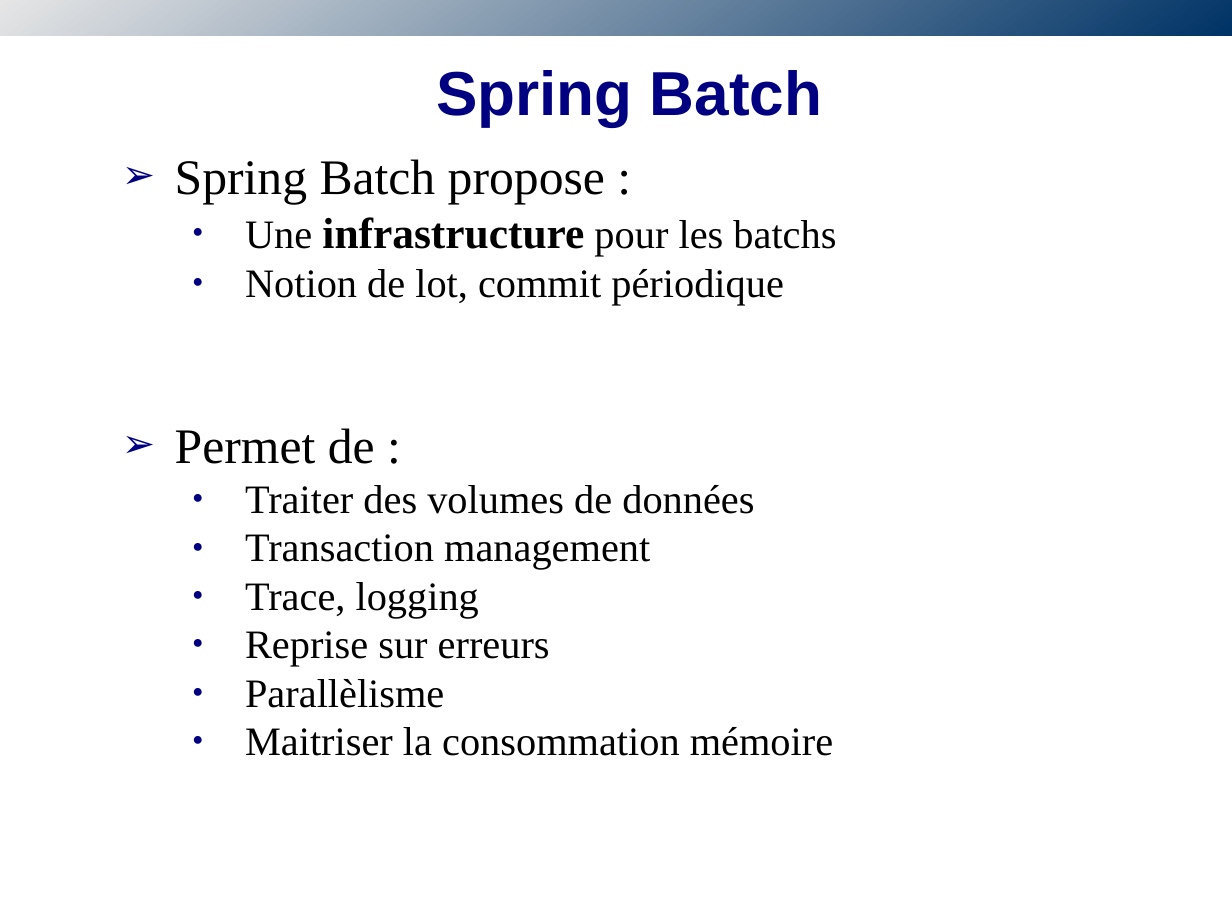
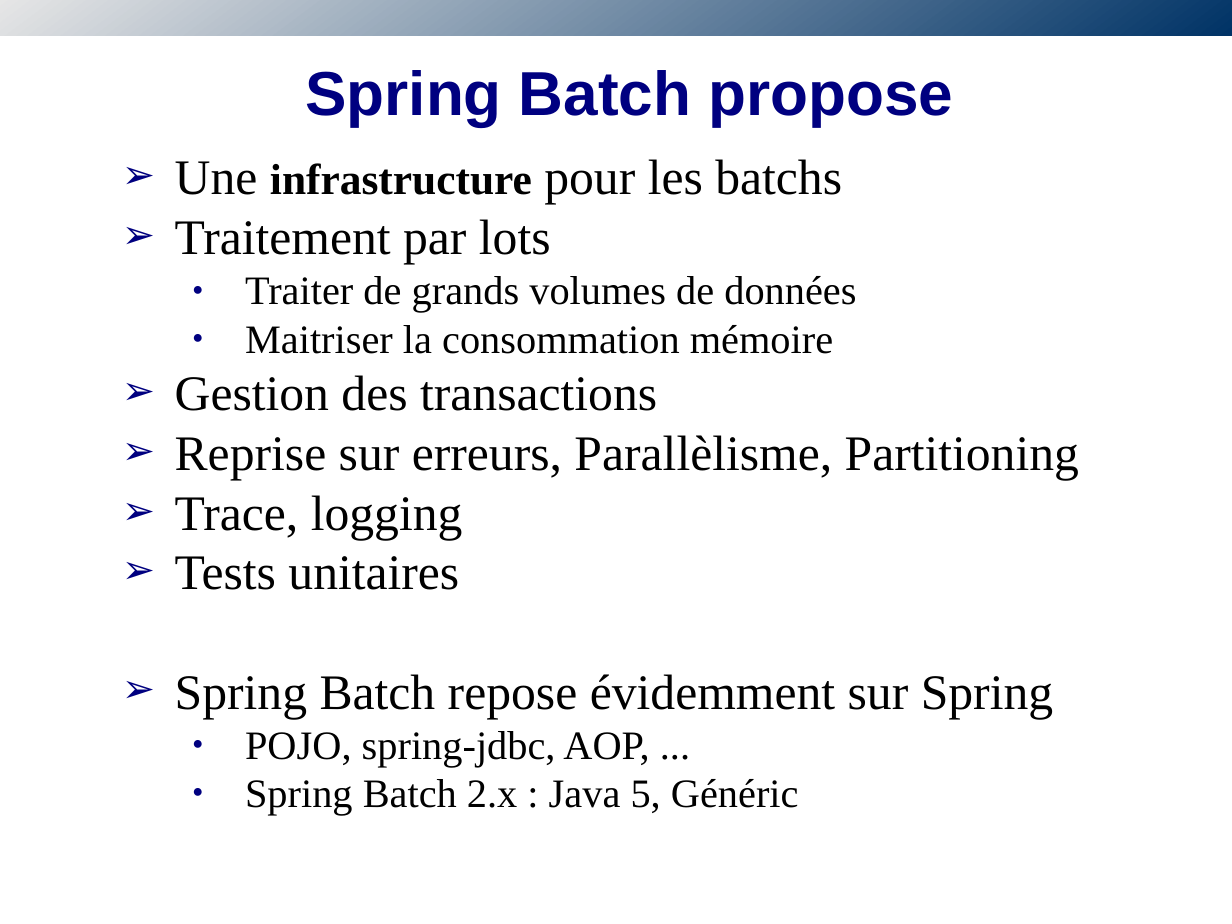
Before and after one commit to obazoud/spring-batch-sug, a slide deck: slide 12 of presentation/SUG-SpringBatch.odp. Drawn at 1232x924 pixels with LibreOffice and Linux fonts; fonts in the diff are those of the drawing; background and template pictures are left out. Boxes give left, top, right and bottom in pixels: in the first picture for what was removed or moved away, otherwise in the second. Text is boxed around its words. In the diff, an @@ line names an element or a change of style, - is before the commit and + after.

Commit message:
Improve batch slides

```diff
--- a/presentation/SUG-SpringBatch.odp
+++ b/presentation/SUG-SpringBatch.odp
@@ title at [306, 70, 953, 126]: text changed @@
-Spring Batch
+Spring Batch propose
@@ text at [175, 159, 605, 205]: paragraph removed @@
-➢ Spring Batch propose :
@@ text at [175, 159, 842, 540]: size 26 to 32 pt in "Une pour les batchs", "Trace, logging"; bullet ● to ➢; list level 3 to 1 in "Une infrastructure pour les batchs"; list level 3 to 1 in "Trace, logging" @@
@@ text at [175, 219, 1079, 480]: text changed; size 26 to 32 pt @@
-    ● Notion de lot, commit périodique
-➢ Permet de :
-    ● Traiter des volumes de données
-    ● Transaction management
+➢ Traitement par lots
+    ● Traiter de grands volumes de données
+    ● Maitriser la consommation mémoire
+➢ Gestion des transactions
+➢ Reprise sur erreurs, Parallèlisme, Partitioning
@@ text at [175, 556, 1053, 816]: text changed @@
-    ● Reprise sur erreurs
-    ● Parallèlisme
-    ● Maitriser la consommation mémoire
+➢ Tests unitaires
+➢ Spring Batch repose évidemment sur Spring
+    ● POJO, spring-jdbc, AOP, ...
+    ● Spring Batch 2.x : Java 5, Généric
```
Also in this commit, not shown: 4 other slides changed.
